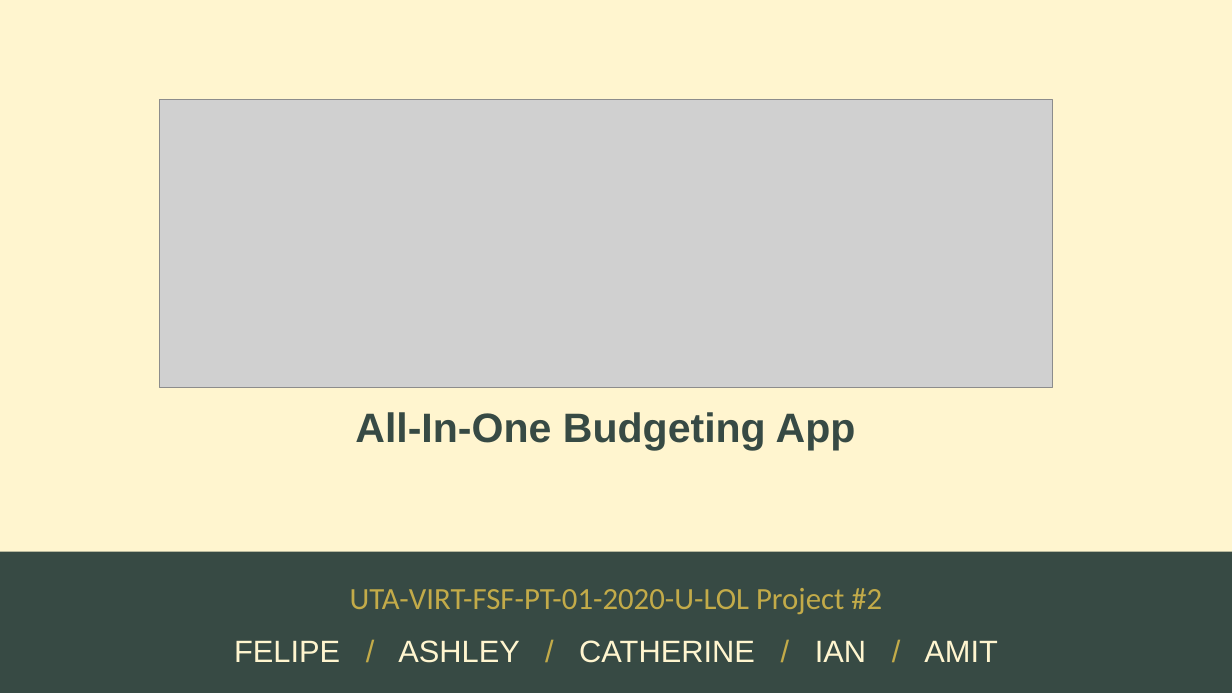
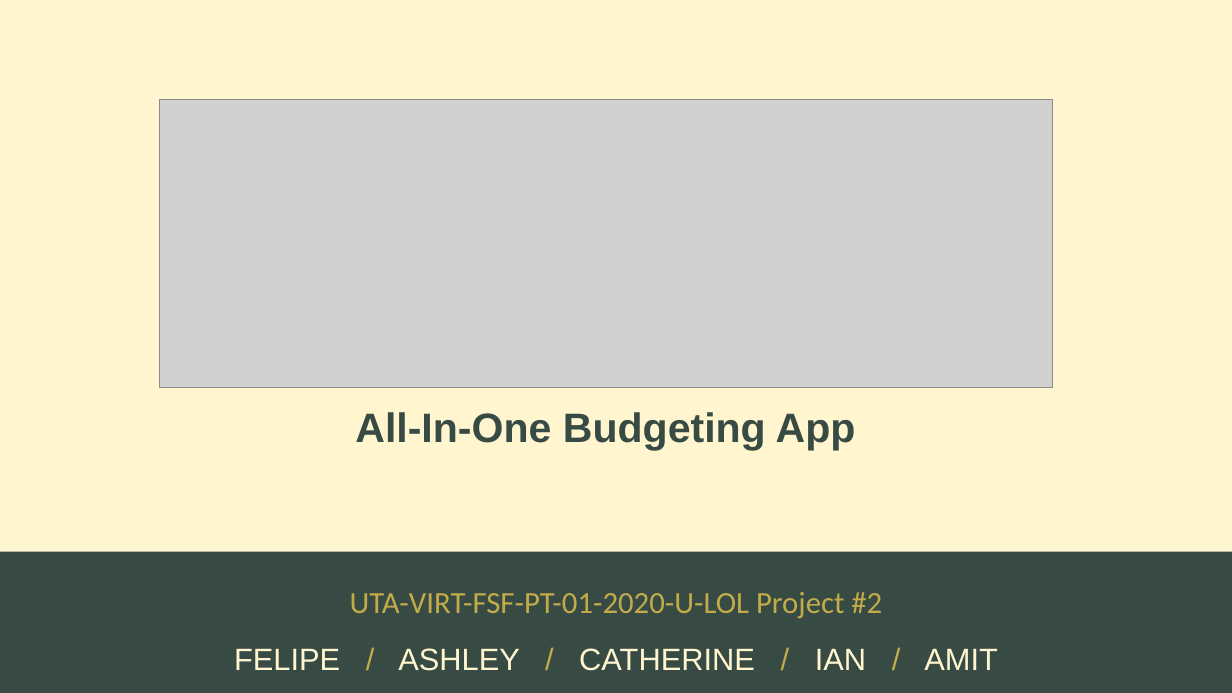
Before and after one commit to zibrahim2046/Project2, a slide deck: slide 1 of FACIA-Presentation.pptx. Drawn at 1232x693 pixels with LibreOffice and Linux fonts; fonts in the diff are those of the drawing; grey boxes stand for pictures. Boxes give left, top, right and bottom in pixels: in the first picture for what was removed or moved away, otherwise in the second. Text is boxed around its words. In the diff, an @@ line names an element or a change of style, - is before the commit and + after.

```diff
--- a/FACIA-Presentation.pptx
+++ b/FACIA-Presentation.pptx
@@ text "UTA-VIRT-FSF-PT-01-2020-U-LOL Project #2" at (234,592,998,671): line spacing 1.1 to 1.2 @@
```
Also in this commit, not shown: 4 other slides changed.
